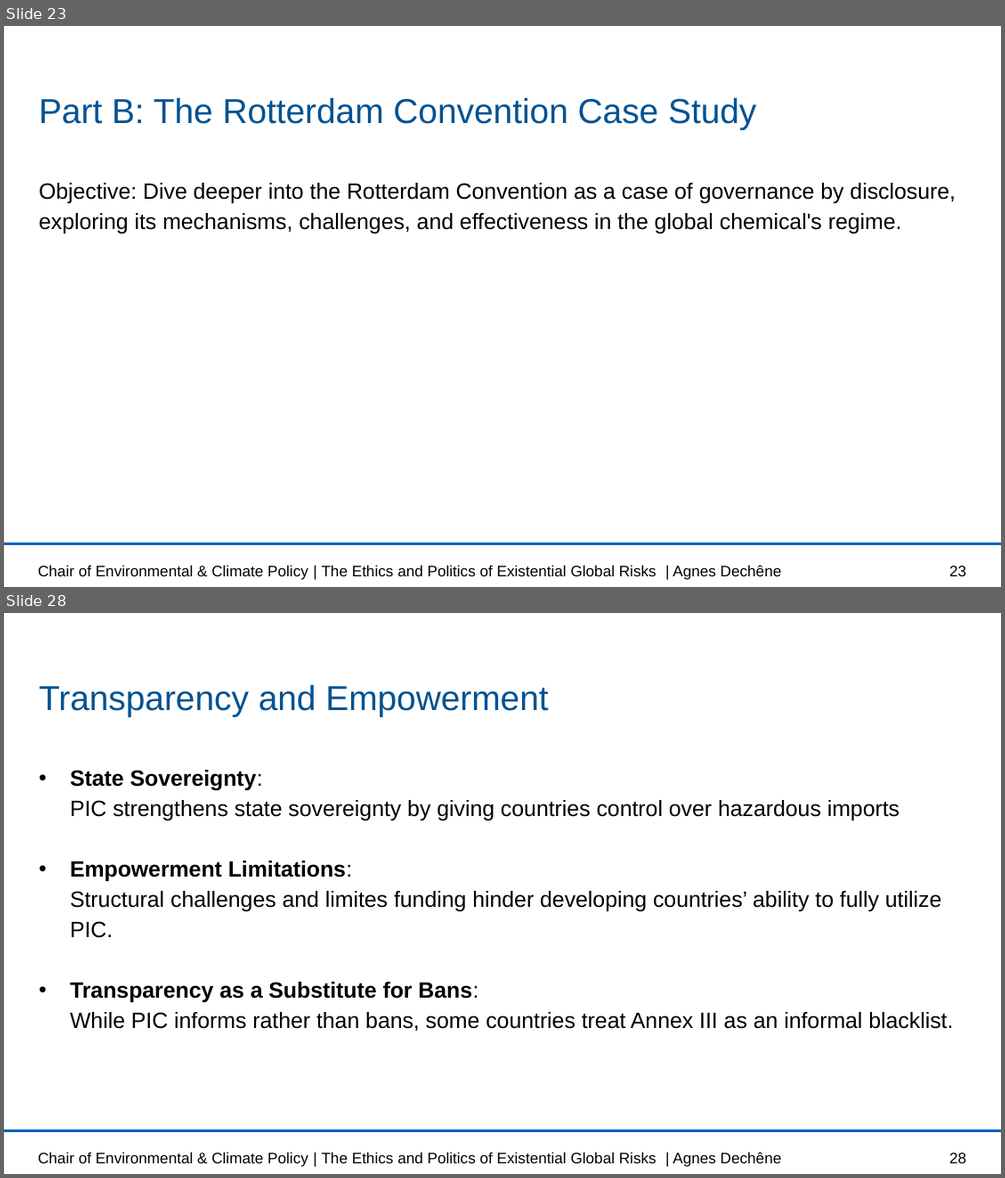
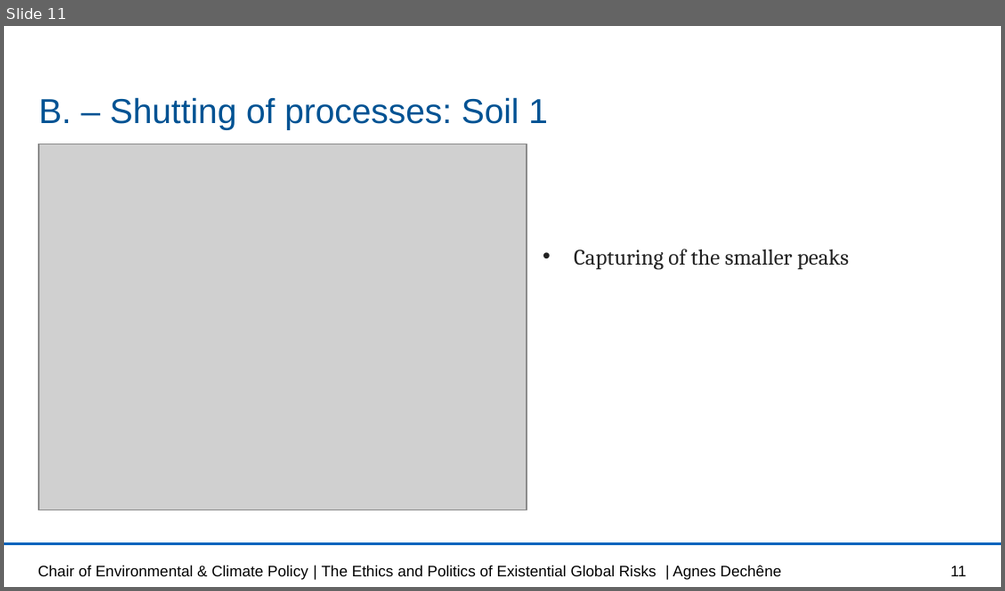
Before and after one commit to lisab00/UncertaintyQuantificationHydrology, a slide deck: MMUQ_task1.pptx. Shown one above the other, each under a label of ours: slides 23 and 28 before the commit, slide 11 after it; the slides between them are not shown. The pictures are 1005x1178 and 1005x591 pixels, drawn with LibreOffice and Linux fonts; fonts in the diff are those of the drawing; grey boxes stand for pictures; background and template pictures are left out. Boxes give left, top, right and bottom in pixels: in the first picture for what was removed or moved away, otherwise in the second. Text is boxed around its words. In the diff, an @@ line names an element or a change of style, - is before the commit and + after.

```diff
--- a/MMUQ_task1.pptx
+++ b/MMUQ_task1.pptx
@@ slide 28 removed at bbox=[4, 613, 1001, 1174], background #FFFFFF; not listed: 1 template element that a slide beside it also shows @@
@@ title removed at bbox=[39, 684, 548, 716] @@
-Transparency and Empowerment
@@ text removed at bbox=[70, 770, 953, 1031] @@
-• State Sovereignty:
-  PIC strengthens state sovereignty by giving countries control over hazardous imports
-• Empowerment Limitations:
-  Structural challenges and limites funding hinder developing countries’ ability to fully utilize PIC.
-• Transparency as a Substitute for Bans:
-  While PIC informs rather than bans, some countries treat Annex III as an informal blacklist.
@@ text removed at bbox=[38, 1151, 782, 1167] @@
-Chair of Environmental & Climate Policy | The Ethics and Politics of Existential Global Risks | Agnes Dechêne
@@ page number removed at bbox=[949, 1152, 966, 1163] @@
-28
@@ what was slide 23 is now slide 11 @@
@@ slide 11 changed as well @@
@@ title at bbox=[39, 97, 548, 129]: text changed @@
-Part B: The Rotterdam Convention Case Study
+B. – Shutting of processes: Soil 1
@@ picture added at bbox=[39, 143, 526, 509] @@
@@ text at bbox=[574, 248, 849, 269]: text changed; font Arial to Cambria; text colour #000000 to #222222 @@
-Objective: Dive deeper into the Rotterdam Convention as a case of governance by disclosure, exploring its mechanisms, challenges, and effectiveness in the global chemical's regime.
+• Capturing of the smaller peaks
@@ page number at bbox=[950, 565, 966, 576]: text changed @@
-23
+11
```
Also in this commit, not shown: 4 other slides changed, 4 slides added, 22 other slides removed.
